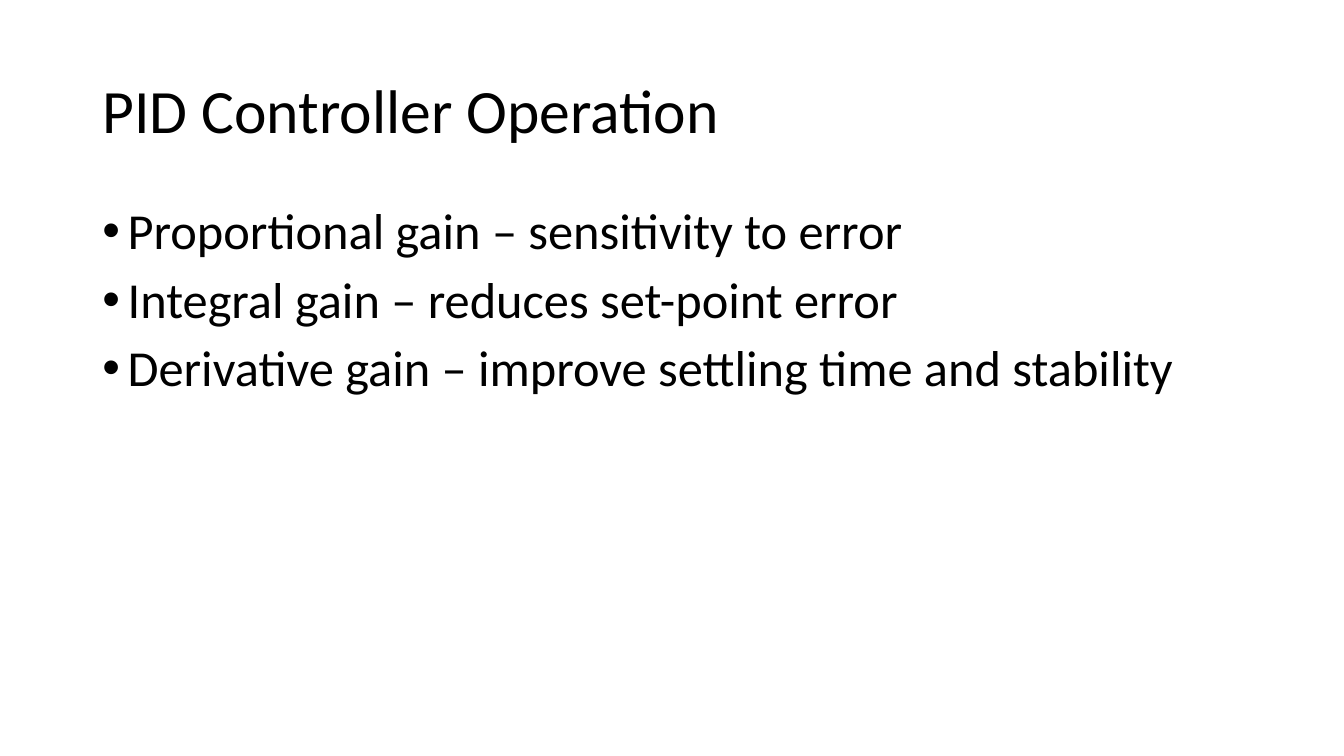
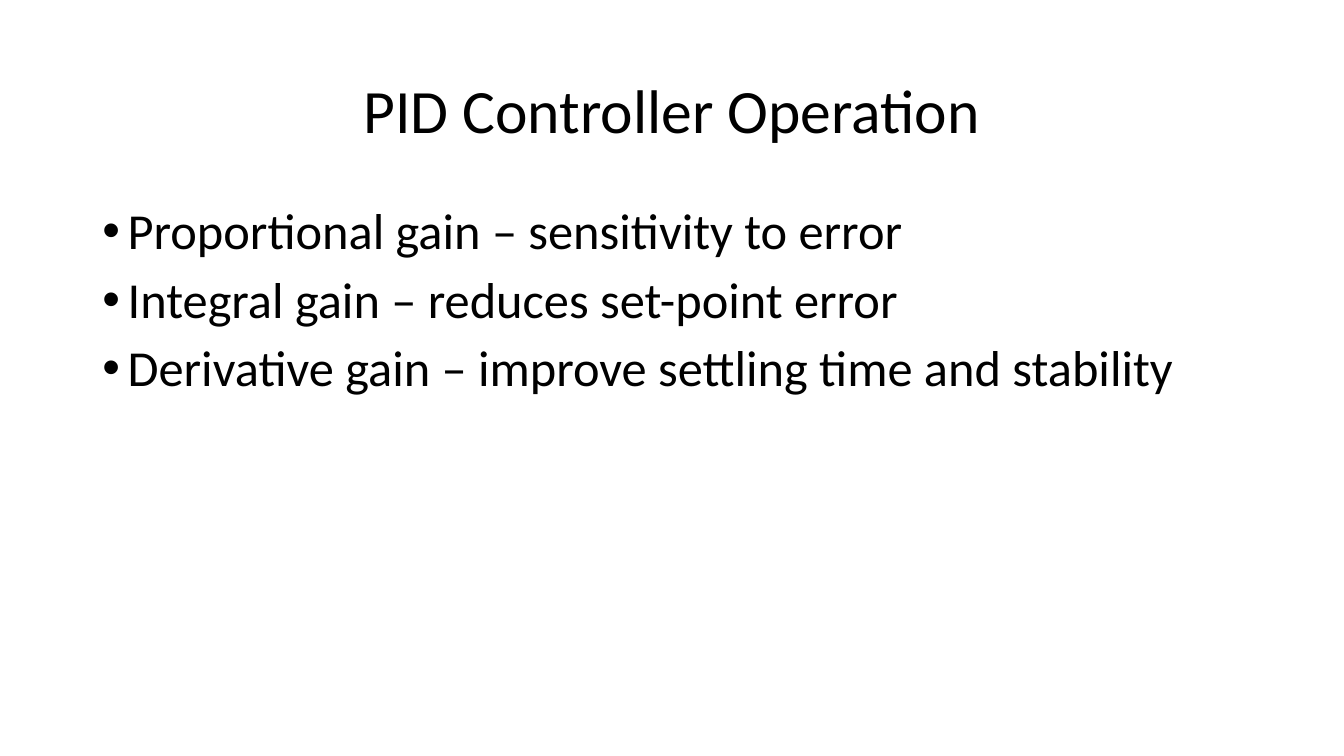
Before and after one commit to jdriscoll7/ELEC_3050, a slide deck: slide 5 of presentation/Final Projection Presentation.pptx. Drawn at 1344x756 pixels with LibreOffice and Linux fonts; fonts in the diff are those of the drawing. Boxes give left, top, right and bottom in pixels: in the first picture for what was removed or moved away, otherwise in the second. Text is boxed around its words. In the diff, an @@ line names an element or a change of style, - is before the commit and + after.

```diff
--- a/presentation/Final Projection Presentation.pptx
+++ b/presentation/Final Projection Presentation.pptx
@@ title "PID Controller Operation" at <box>364,90,979,143</box>: alignment left to centre @@
```
Also in this commit, not shown: 6 other slides changed, 3 slides added, 1 slide removed.
